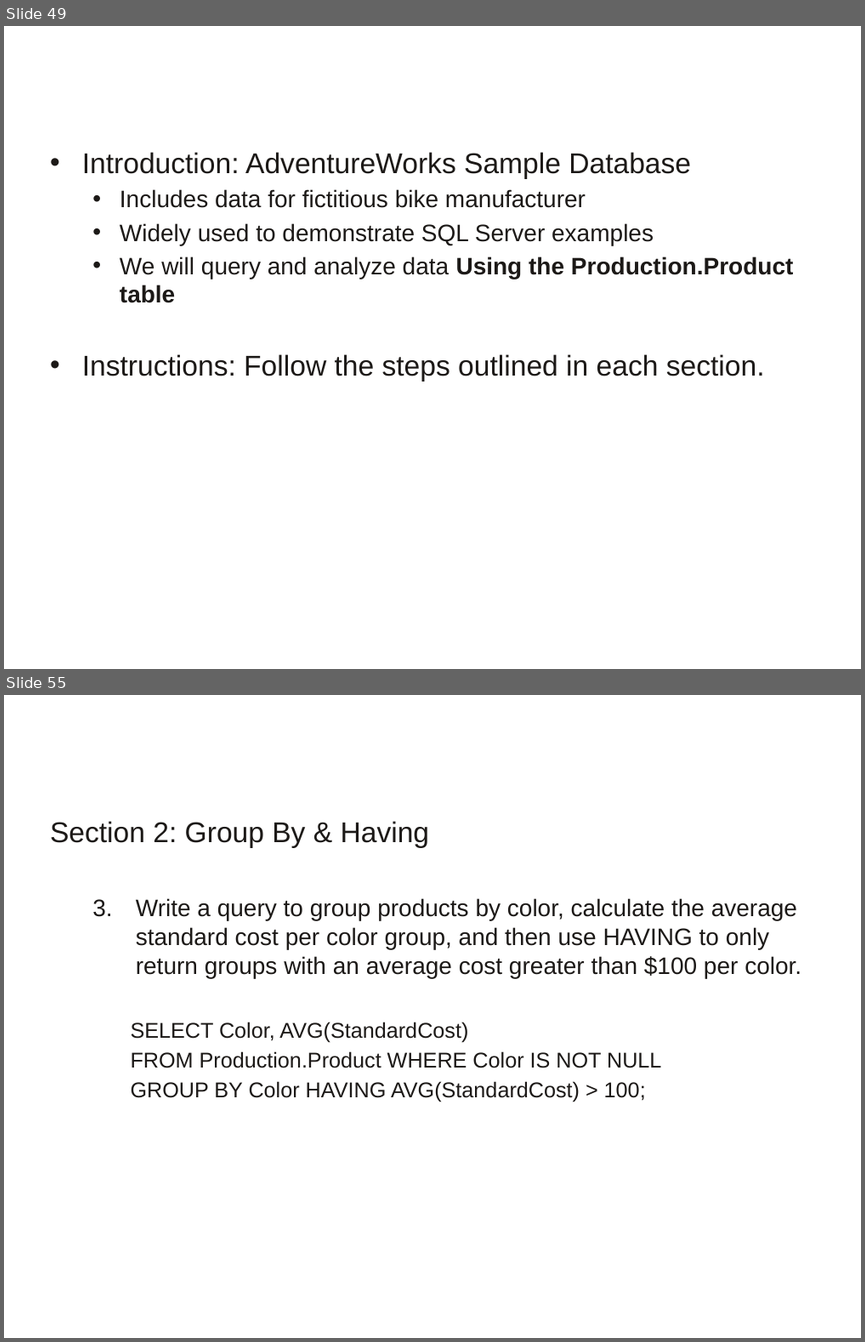
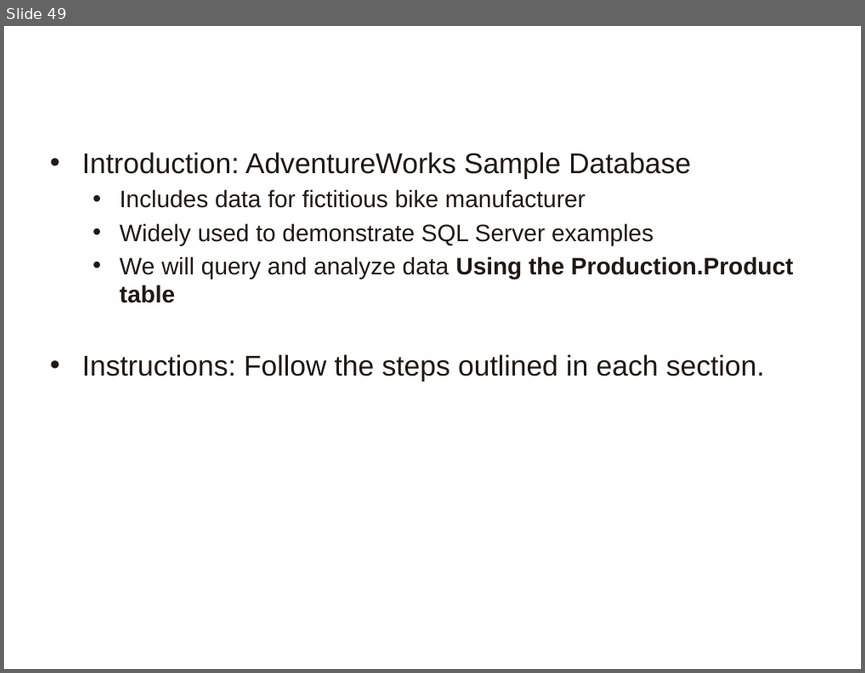
Before and after one commit to a099954/ABC-Program, a slide deck: SQL/06-joins - Final.pptx. Shown one above the other, each under a label of ours: slides 49 and 55 before the commit, slide 49 after it; the slides between them are not shown. The pictures are 865x1342 and 865x673 pixels, drawn with LibreOffice and Linux fonts; fonts in the diff are those of the drawing; background and template pictures are left out. Boxes give left, top, right and bottom in pixels: in the first picture for what was removed or moved away, otherwise in the second. Text is boxed around its words. In the diff, an @@ line names an element or a change of style, - is before the commit and + after.

```diff
--- a/SQL/06-joins - Final.pptx
+++ b/SQL/06-joins - Final.pptx
@@ slide 55 removed at [4,695,861,1338], background #FFFFFF @@
@@ title removed at [41,706,813,746] @@
-Exercise
@@ text removed at [50,821,801,1102] @@
-Section 2: Group By & Having
-  3. Write a query to group products by color, calculate the average standard cost per color group, and then use HAVING to only return groups with an average cost greater than $100 per color.
-    SELECT Color, AVG(StandardCost)
-    FROM Production.Product WHERE Color IS NOT NULL
-    GROUP BY Color HAVING AVG(StandardCost) > 100;
```
Also in this commit, not shown: 3 slides changed, 7 slides added, 2 other slides removed.
